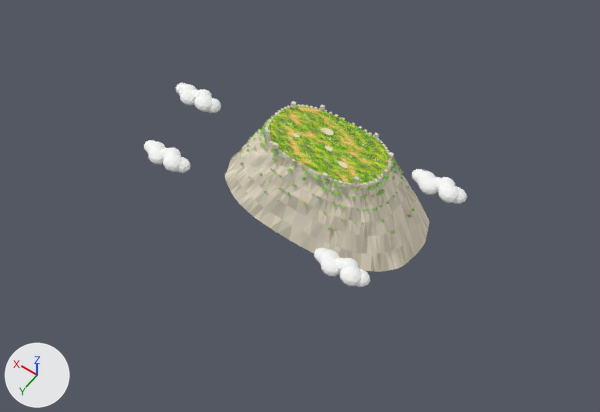
A saved change to the Blender file assets/mountain.blend.
Camera for both pictures: a 50 mm lens placed at (-65.8, 102.4, 133.6), pointed at (-0.6, 11.1, -9.8). The lights are fixed; the arrows at lower left show +X, +Y and +Z. The older version comes first.

Script lines for the objects in view, before the commit:
```python
ob_broken_stone_ring_and_ruins = bpy.data.objects.new('Broken stone ring and ruins', me_broken_stone_ring_and_ruins)
ob_broken_stone_ring_and_ruins.location = (0.0, 0.0, 0.0)
ob_cloud_banks = bpy.data.objects.new('Cloud banks', me_icosphere)
ob_cloud_banks.location = (-29.0, -6.0, -3.0)
ob_cloud_banks.scale = (2.1, 1.89, 1.47)
ob_foliage_on_cliff = bpy.data.objects.new('Foliage on cliff', me_foliage_on_cliff)
ob_foliage_on_cliff.location = (0.0, 0.0, 0.0)
ob_playable_grass_top = bpy.data.objects.new('Playable grass top', me_playable_grass_top)
ob_playable_grass_top.location = (0.0, 0.0, 0.0)
ob_sculpted_limestone_cliff = bpy.data.objects.new('Sculpted limestone cliff', me_sculpted_limestone_cliff)
ob_sculpted_limestone_cliff.location = (0.0, 0.0, 0.0)
ob_worn_sunny_grass_patches = bpy.data.objects.new('Worn sunny grass patches', me_worn_sunny_grass_patches)
ob_worn_sunny_grass_patches.location = (0.0, 0.0, 0.0)
```
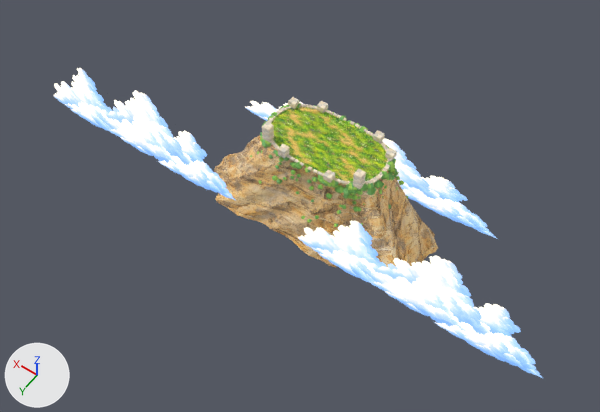
Diff of the bpy script that builds the scene:
```diff
--- a/assets/mountain.blend.py
+++ b/assets/mountain.blend.py
@@ mat_painted_cloud_banks @@
+mat_painted_cloud_banks = bpy.data.materials.new('Painted cloud banks')
+# uses the picture img_cloud_bank_png
@@ me_sculpted_limestone_cliff @@
-me_sculpted_limestone_cliff.from_pydata(...)  # 768 vertices, 1344 faces; spans x -25.5..25.7, y -14.6..14.5, z -19.5..0.0
-me_sculpted_limestone_cliff.materials.append(mat_warm_limestone_0)  # pale yellow #d6ceb8
-me_sculpted_limestone_cliff.materials.append(mat_warm_limestone_1)  # pale yellow #e3dac2
-me_sculpted_limestone_cliff.materials.append(mat_warm_limestone_2)  # pale yellow #ebe2cb
-me_sculpted_limestone_cliff.materials.append(mat_warm_limestone_3)  # pale yellow #f2e7d0
-me_sculpted_limestone_cliff.materials.append(mat_warm_limestone_4)  # pale yellow #dedac7
-me_sculpted_limestone_cliff.materials.append(mat_warm_limestone_5)  # pale yellow #f6ebd4
+me_sculpted_limestone_cliff.from_pydata(...)  # 1536 vertices, 2880 faces; spans x -29.2..28.8, y -16.7..14.6, z -21.7..0.0
+# me_sculpted_limestone_cliff part 1: 671 vertices removed from x -25.5..25.7, y -14.6..14.5, z -19.5..-0.5; 1439 vertices added at x -29.2..28.8, y -16.7..14.6, z -21.7..-0.4
+me_sculpted_limestone_cliff.materials.append(mat_painted_cliff)  # picture img_limestone_jpg
@@ me_broken_stone_ring_and_ruins @@
-me_broken_stone_ring_and_ruins.from_pydata(...)  # 728 vertices, 546 faces; spans x -14.6..14.6, y -8.4..8.4, z -0.1..2.4
+me_broken_stone_ring_and_ruins.from_pydata(...)  # 1888 vertices, 1416 faces; spans x -14.6..14.6, y -8.7..8.9, z 0.0..4.0
+# me_broken_stone_ring_and_ruins part 2: 64 loose pieces with 512 vertices, spanning x -14.6..14.6, y -8.4..8.4, z -0.1..1.4, are deleted
+# me_broken_stone_ring_and_ruins part 3: 3 vertices moved within x -11.8..12.7, y -5.1..7.9, z 0.1..1.5; 117 vertices removed from x -13.6..13.2, y -8.3..8.1, z -0.1..2.4; 1261 vertices added at x -14.6..14.6, y -8.7..8.9, z 0.0..4.0
+# me_broken_stone_ring_and_ruins part 4: 1 vertex moved within x 6.8, y 7.9, z 0.1; 15 vertices removed from x 5.6..7.5, y 7.4..8.1, z -0.1..0.1; 383 vertices added at x 4.9..12.3, y 5.3..8.9, z 0.1..4.0
+# other edits to the shape of me_broken_stone_ring_and_ruins do not show in these pictures
 me_broken_stone_ring_and_ruins.materials.append(mat_ruined_stone_0)
@@ me_foliage_on_cliff @@
-me_foliage_on_cliff.from_pydata(...)  # 1920 vertices, 2560 faces; spans x -21.6..21.6, y -12.2..12.2, z -11.2..-0.4
+me_foliage_on_cliff.from_pydata(...)  # 7500 vertices, 12000 faces; spans x -19.1..19.8, y -11.4..11.9, z -12.9..0.5
+# me_foliage_on_cliff part 5: 289 loose pieces with 1734 vertices, spanning x -21.6..21.6, y -12.2..12.2, z -11.2..-0.4, are deleted
+# me_foliage_on_cliff part 6: 5 vertices moved within x -14.2..15.2, y -7.7..8.2, z -1.0..-0.8; 168 vertices removed from x -15.9..15.7, y -9.5..9.2, z -3.1..-0.4; 7482 vertices added at x -19.1..19.8, y -11.4..11.9, z -12.9..0.5
 me_foliage_on_cliff.materials.append(mat_foliage_0)
@@ ob_worn_sunny_grass_patches @@
-ob_worn_sunny_grass_patches = bpy.data.objects.new('Worn sunny grass patches', me_worn_sunny_grass_patches)
@@ ob_cloud_banks @@
-ob_cloud_banks = bpy.data.objects.new('Cloud banks', me_icosphere)
@@ ob_painted_cloud_banks @@
+ob_painted_cloud_banks = bpy.data.objects.new('Painted cloud banks', me_painted_cloud_banks)  # 12 vertices, 3 faces; spans x -62.5..62.5, y -17.0..22.0, z -29.0..19.0
+ob_painted_cloud_banks.location = (0.0, 0.0, 0.0)
```

Boxes (x1, y1, x2, y2) around the edits, measured in the pictures (600 x 412 px):
'Painted cloud banks', added
    after: (54, 68, 543, 378)
'Sculpted limestone cliff', reshaped, recoloured
    before: (225, 112, 429, 272)
    after: (214, 135, 438, 268)
'Cloud banks', deleted
    before: (144, 83, 467, 287)
'Foliage on cliff', reshaped
    before: (240, 106, 416, 233)
    after: (250, 103, 408, 227)
'Broken stone ring and ruins', reshaped
    before: (265, 101, 394, 188)
    after: (262, 97, 397, 189)
'Worn sunny grass patches', deleted
    before: (292, 128, 347, 168)
part 2 of me_broken_stone_ring_and_ruins, deleted
    before: (265, 101, 392, 186)
part 3 of me_broken_stone_ring_and_ruins, built on
    before: (291, 104, 394, 188)
    after: (276, 97, 397, 189)
part 4 of me_broken_stone_ring_and_ruins, built on
    before: (278, 149, 285, 155)
    after: (262, 122, 290, 158)
part 5 of me_foliage_on_cliff, deleted
    before: (240, 106, 416, 233)
part 6 of me_foliage_on_cliff, reshaped
    before: (263, 112, 397, 191)
    after: (250, 103, 408, 227)
